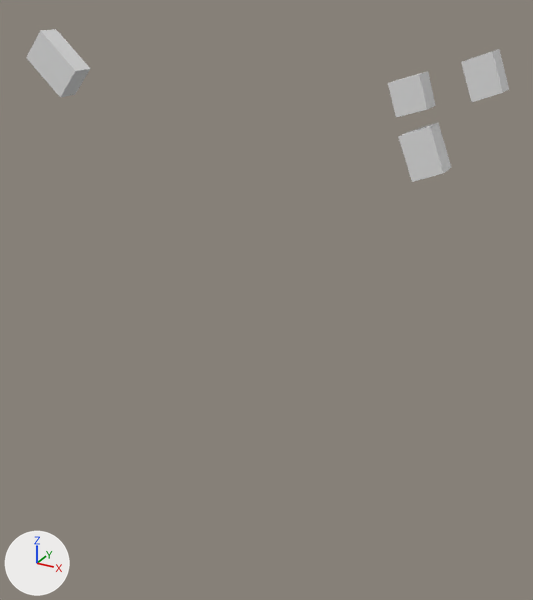
The glTF model output/glb/tile_417.glb: old version first, new version second.
One viewpoint serves both versions: a 50 mm lens placed at (160.0, -271.0, 138.0), pointed at (43.0, -59.0, 32.0). Every picture has the same lights, and +X, +Y and +Z are marked at lower left. The older version comes first.
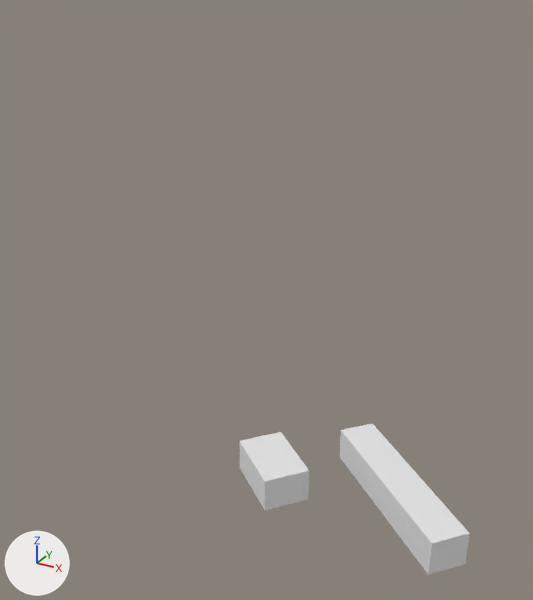
Boxes (x1, y1, x2, y2) around the edits, measured in the pictures (533 x 600 px; the box of a moved part takes in the faces that stretch with it):
'Mesh_0', reshaped (52% narrower): before (26, 29, 509, 182); after (239, 423, 470, 575)
part 1 of me_mesh_0, moved or reshaped: before (26, 29, 90, 97); after (239, 432, 309, 510)
part 2 of me_mesh_0, deleted: before (461, 49, 509, 102)
part 3 of me_mesh_0, deleted: before (398, 122, 452, 182)
part 4 of me_mesh_0, deleted: before (388, 71, 436, 117)
part 5 of me_mesh_0, added: after (340, 423, 470, 575)

The edits, one by one:
me_mesh_0 is used by ob_mesh_0; location (0.0, 0.0, 0.0).
me_mesh_0 had 32 vertices, 40 faces and spanned x -111.0..106.0, y -10.0..0.0, z 68.0..115.0.
me_mesh_0 now has 16 vertices, 20 faces and spans x 63.0..134.0, y -126.0..-83.0, z 0.0..10.0.
me_mesh_0 part 1: the loose piece of 8 vertices spanning x -111.0..-81.0, y -10.0..0.0, z 87.0..115.0 is turned -90 degrees about the x axis through its middle and scaled by 0.853, then moved by (171.0, -108.0, -96.0).
me_mesh_0 part 2: the loose piece of 8 vertices spanning x 91.0..106.0, y -10.0..0.0, z 98.0..115.0 is deleted.
me_mesh_0 part 3: the loose piece of 8 vertices spanning x 71.0..89.0, y -10.0..0.0, z 68.0..89.0 is deleted.
me_mesh_0 part 4: the loose piece of 8 vertices spanning x 66.0..81.0, y -10.0..0.0, z 91.0..106.0 is deleted.
Part 5, on me_mesh_0:
8 vertices are added at x 87.0..134.0, y -126.0..-83.0, z 0.0..10.0.
10 new faces join them.
